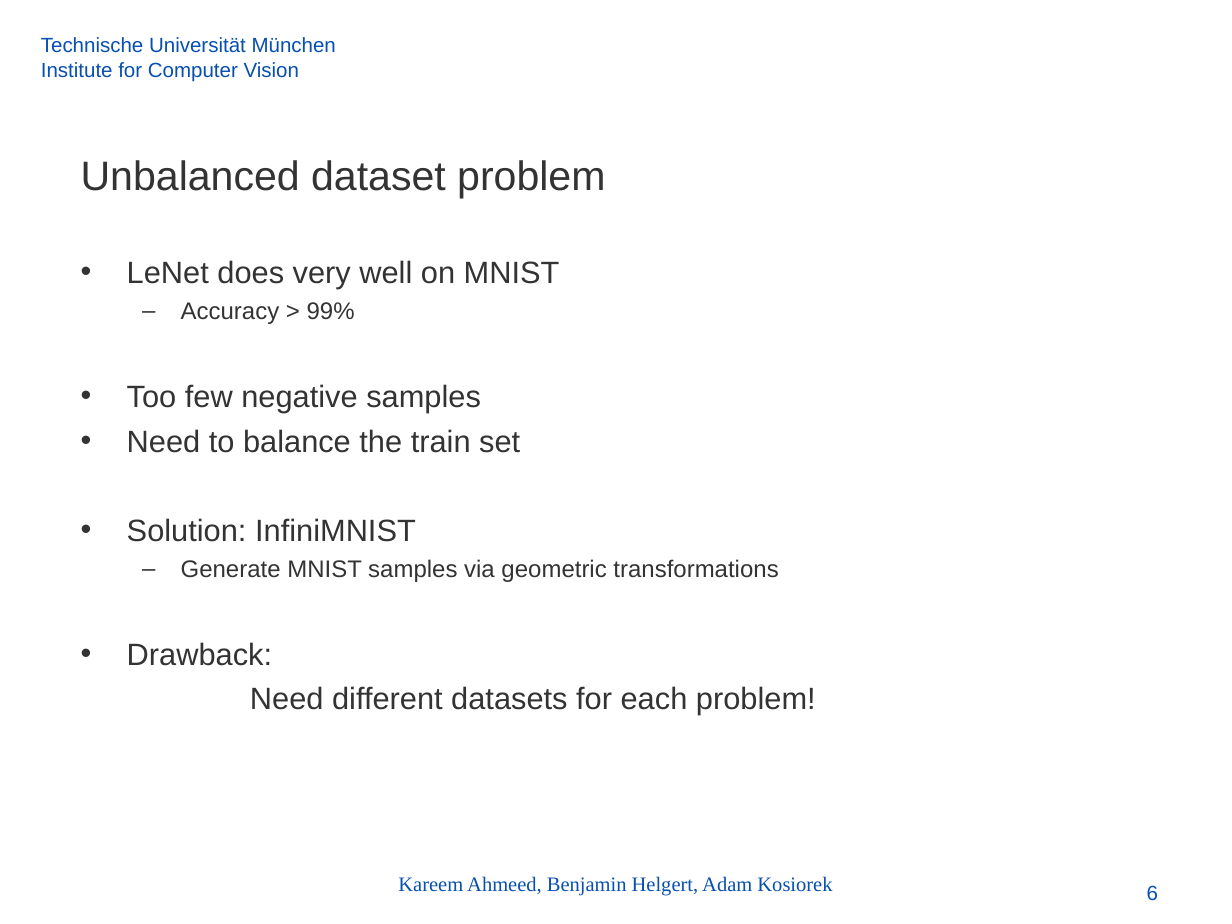
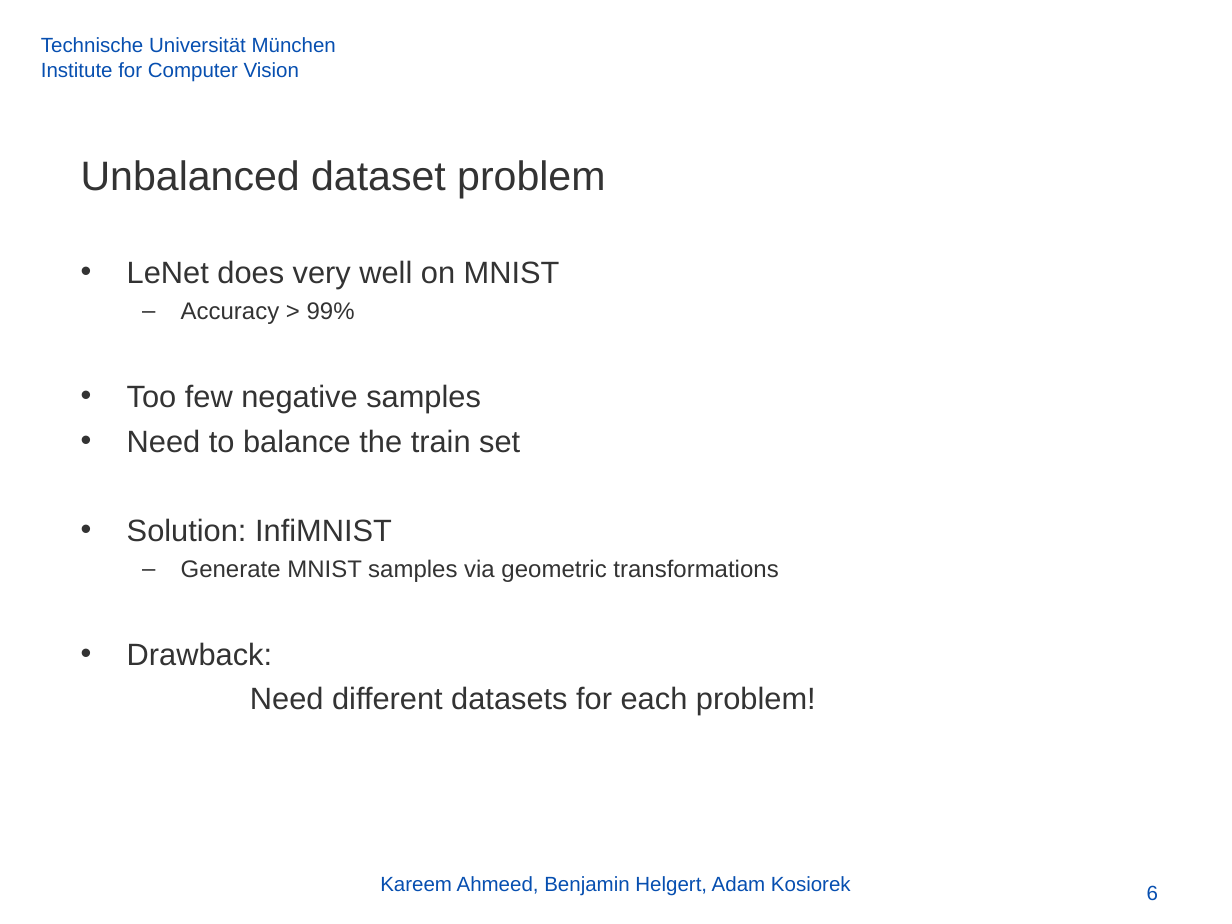
Before and after one commit to akosiorek/uncertainty, a slide deck: slide 6 of models/mlfcv.odp. Drawn at 1232x924 pixels with LibreOffice and Linux fonts; fonts in the diff are those of the drawing; background and template pictures are left out. Boxes give left, top, right and bottom in pixels: in the first picture for what was removed or moved away, otherwise in the second. Text is boxed around its words. In the diff, an @@ line names an element or a change of style, - is before the commit and + after.

```diff
--- a/models/mlfcv.odp
+++ b/models/mlfcv.odp
@@ text at [127, 518, 392, 542]: text changed @@
-• Solution: InfiniMNIST
+• Solution: InfiMNIST
@@ text "Kareem Ahmeed, Benjamin Helgert, Adam ..." at [380, 876, 851, 896]: font Times New Roman to Arial @@
```
Also in this commit, not shown: 12 other slides changed, 2 slides added.
